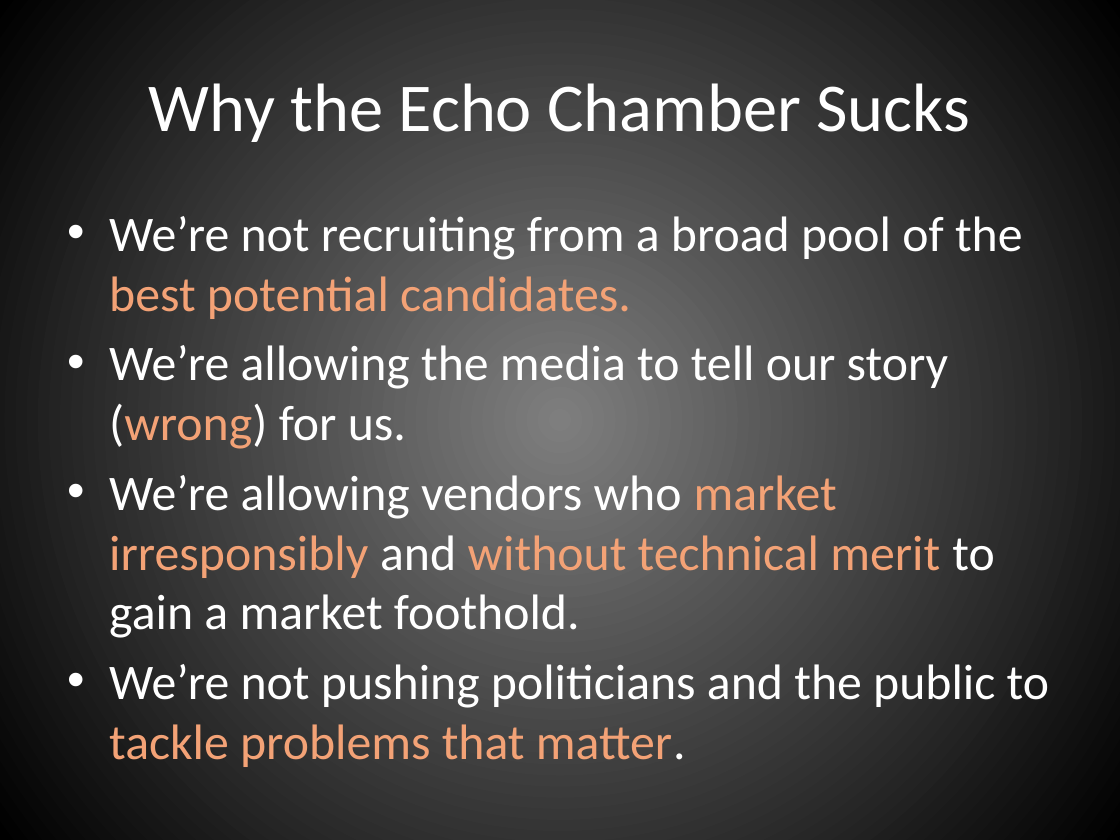
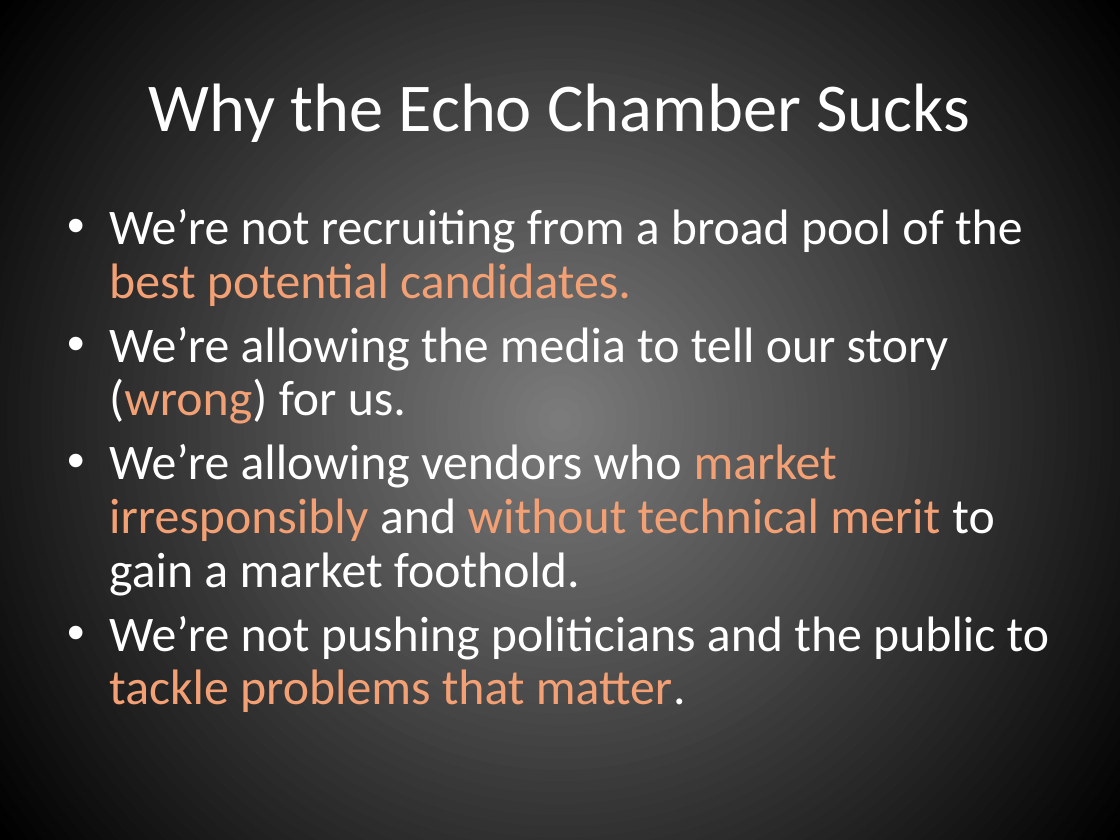
Before and after one commit to johnnyxmas/Talk_Decks, a slide deck: slide 5 of 2016/CypherCon/You're Right, This Sucks.pptx. Drawn at 1120x840 pixels with LibreOffice and Linux fonts; fonts in the diff are those of the drawing. Boxes give left, top, right and bottom in pixels: in the first picture for what was removed or moved away, otherwise in the second. Text is boxed around its words. In the diff, an @@ line names an element or a change of style, - is before the commit and + after.

```diff
--- a/2016/CypherCon/You're Right, This Sucks.pptx
+++ b/2016/CypherCon/You're Right, This Sucks.pptx
@@ background gradient #7F7F7F to #000000 to gradient #7B7B7B to #000000 @@
@@ text "We’re not recruiting from a ..." at [109,209,1049,712]: text colour #F3A276 to #F3A074 in "best potential candidates.", "(wrong)", "market irresponsibly without technical merit", "tackle problems that matter."; line spacing 1 to 0.9; less space between paragraphs @@
```
Also in this commit, not shown: 17 other slides changed, 2 slides added, 4 slides removed.
